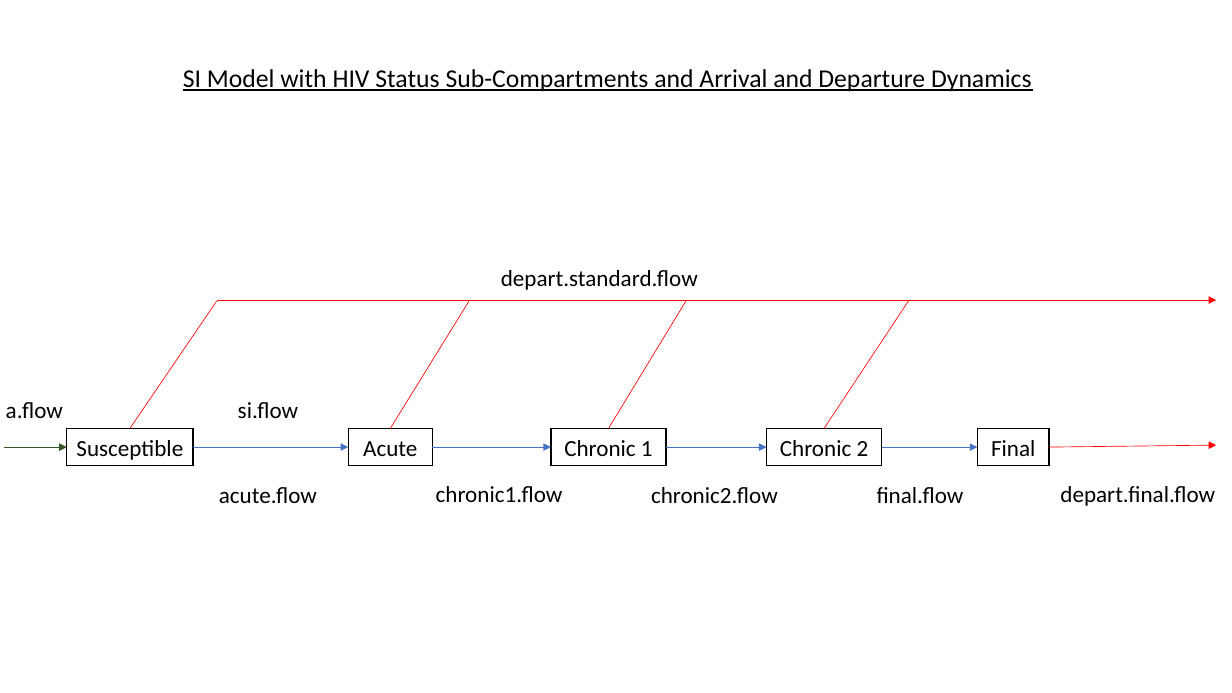
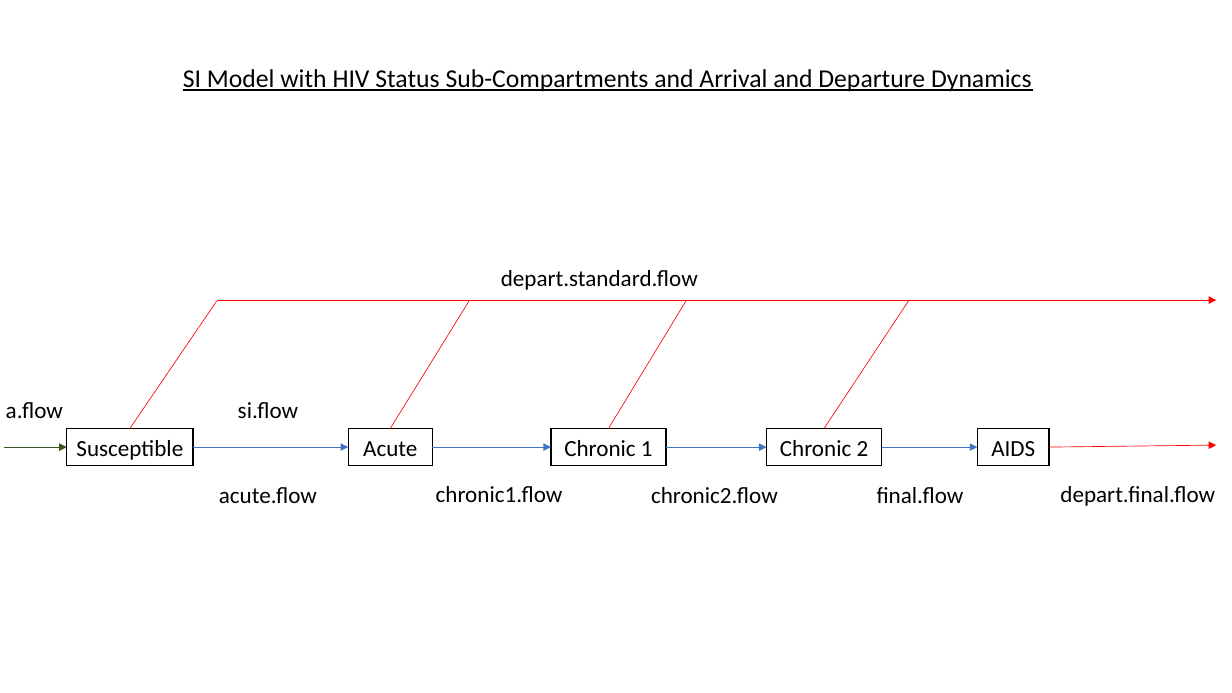
Before and after one commit to EpiModel/EpiModel-Gallery, a slide deck: slide 3 of 2019-03-HIV/HIV Model Diagram.pptx. Drawn at 1232x693 pixels with LibreOffice and Linux fonts; fonts in the diff are those of the drawing. Boxes give left, top, right and bottom in pixels: in the first picture for what was removed or moved away, otherwise in the second. Text is boxed around its words. In the diff, an @@ line names an element or a change of style, - is before the commit and + after.

Commit message:
Rename "final" stage to AIDS

```diff
--- a/2019-03-HIV/HIV Model Diagram.pptx
+++ b/2019-03-HIV/HIV Model Diagram.pptx
@@ text in rectangle at box(991, 441, 1035, 456): text changed @@
-Final
+AIDS
```
Also in this commit, not shown: 1 other slide changed, 2 other files.
